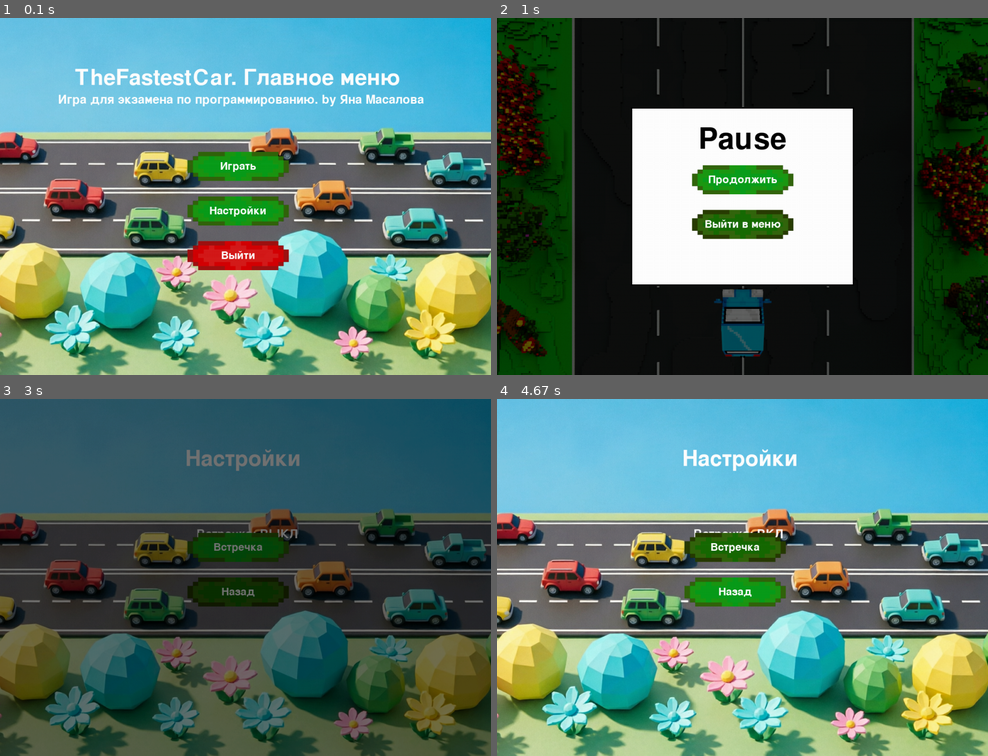
Above: before the commit, frames 1-4 (two rows, left to right).
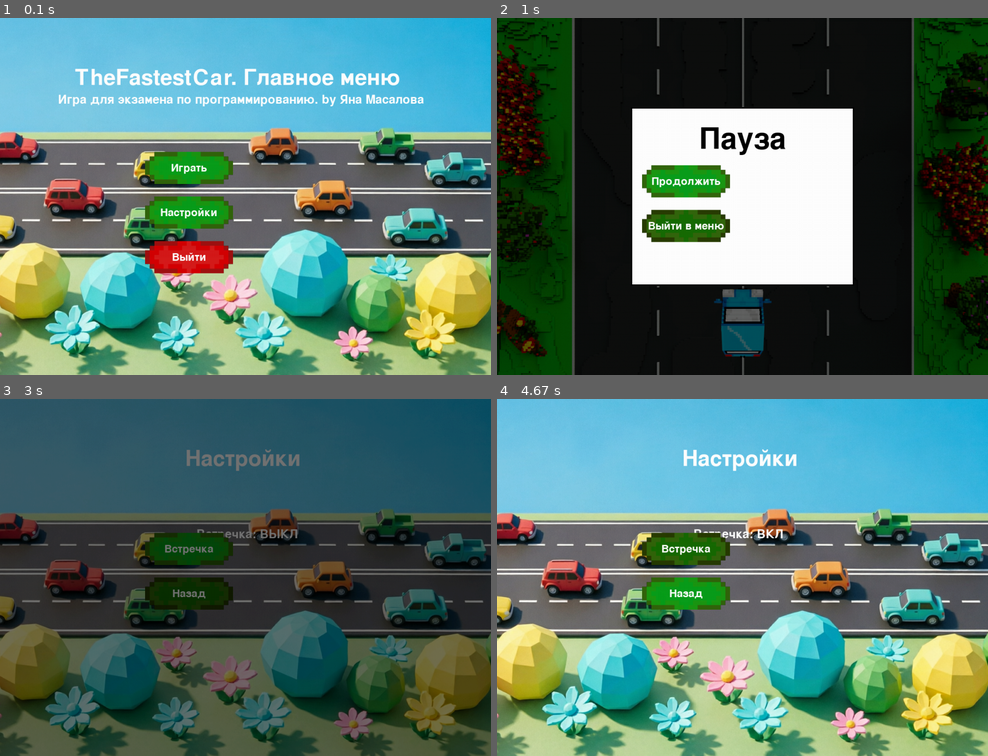
Above: after the commit, the same moments.

Repository: KidIsKing/TheFastestCar
Game: pygame game, started from src/main.py
The game is run twice, just before and just after one commit, with the same random seed, the same clock (stepped at 60 frames per second) and the same inputs.
Inputs (mouse positions are in pixels of both pictures, inside the frame that each line leads up to):
- Up to frame 1 (0.1 s): no input
- Up to frame 2 (1 s): click "Играть" at 0.38 s; hold Esc from 0.67 s (still down); hold Right from 0.67 s (still down); move the mouse to (722, 210) at 0.7 s
- Up to frame 3 (3 s): release Esc at 1.13 s; release Right at 1.13 s; click "Выйти в меню" at 1.22 s; click "Играть" at 1.55 s; click (93, 663) at 1.88 s; click "Настройки" at 2.72 s
- Up to frame 4 (4.67 s): hold Esc 3-3.47 s; click (742, 620) at 3.55 s; click (683, 548) at 4.38 s, where only the run after the commit has a clickable "Встречка"

The runs differ from the first frame. In frame 1, 6.1% of the frame differs, in the area x 29-59%, y 37-72%; in frame 2, 4.9%; in frame 3, 3.7%; in frame 4, 4.1%.

Commit message:
refactore code

Diff:
--- a/src/button.py
+++ b/src/button.py
@@ -1,10 +1,15 @@
 import pygame
 
-
-SCALE = 0.65
+from constants import WHITE, ASSETS, WIDTH
 
 
 class ImageButton:
+    """Интерактивная кнопка."""
+
+    SCALE = 0.65
+    FONT_SIZE = 36
+    TEXT_COLOR = WHITE
+
     def __init__(
         self,
         x,
@@ -22,27 +27,12 @@
         self.height = height
         self.text = text
 
-        self.image = pygame.image.load(image_path)
-        self.image = pygame.transform.scale(self.image, (width, height))
-        self.image = pygame.transform.smoothscale(
-            self.image,
-            (
-                int(self.image.get_width() * SCALE),
-                int(self.image.get_height() * SCALE),
-            ),
-        )
+        self.image = self._load_and_scale_image(image_path)
 
-        self.hover_image = self.image
         if hover_image_path:
-            self.hover_image = pygame.image.load(hover_image_path)
-            self.hover_image = pygame.transform.scale(self.hover_image, (width, height))
-        self.hover_image = pygame.transform.smoothscale(
-            self.hover_image,
-            (
-                int(self.hover_image.get_width() * SCALE),
-                int(self.hover_image.get_height() * SCALE),
-            ),
-        )
+            self.hover_image = self._load_and_scale_image(hover_image_path)
+        else:
+            self.hover_image = self.image  # если нет ассета для нажатой кнопки
 
         self.rect = self.image.get_rect(topleft=(x, y))
         self.sound = None
@@ -50,12 +40,24 @@
             self.sound = pygame.mixer.Sound(sound_path)
         self.is_hovered = False
 
+        self.font = pygame.font.Font(None, self.FONT_SIZE)
+
+    def _load_and_scale_image(self, image_path):
+        image = pygame.image.load(image_path)
+        image = pygame.transform.smoothscale(
+            image,
+            (
+                int(image.get_width() * self.SCALE),
+                int(image.get_height() * self.SCALE),
+            ),
+        )
+        return image
+
     def draw(self, screen):
         current_image = self.hover_image if self.is_hovered else self.image
         screen.blit(current_image, self.rect.topleft)
 
-        font = pygame.font.Font(None, 36)
-        text_surface = font.render(self.text, True, (255, 255, 255))
+        text_surface = self.font.render(self.text, True, self.TEXT_COLOR)
         text_rect = text_surface.get_rect(center=self.rect.center)
         screen.blit(text_surface, text_rect)
 
@@ -71,3 +73,16 @@
             if self.sound:
                 self.sound.play()
             pygame.event.post(pygame.event.Event(pygame.USEREVENT, button=self))
+
+
+def create_buttons(text, y_pos, color="green", width=450, height=100):
+    return ImageButton(
+        WIDTH // 2 - width // 2,
+        y_pos,
+        width,
+        height,
+        text,
+        ASSETS[f"{color}_button"],
+        ASSETS[f"{color}_button_hover"],
+        ASSETS["click_sound"],
+    )
--- /dev/null
+++ b/src/constants.py
@@ -0,0 +1,60 @@
+# Constans
+WIDTH = 1100
+HEIGHT = 800
+
+CENTER_X_FOR_BUTTONS = 440
+START_Y_POS_PLAYER = 600
+
+# Хитбоксы
+PLAYER_HITBOX_DECREASE = (-110, 0)
+ENEMY_HITBOX_DECREASE = (-180, 0)
+
+# Ограничения дороги
+ROAD_LEFT_BORDER = 120
+ROAD_RIGHT_BORDER = WIDTH - 120
+
+LANE_POSITIONS = [130, 320, 510, 700]  # X-координаты полос для спавна врагов
+
+# Визуальные смещения
+PLAYER_OFFSET_X = -1
+ENEMY_OFFSET_X = -3
+
+ENEMY_MIN_GAP = 5
+
+ROAD_SPEED = 8
+
+# Параметры скорости
+BASE_WORLD_SPEED = 8
+MAX_WORLD_SPEED = 18
+MIN_WORLD_SPEED = 3
+ACCELERATION_SMOOTHING = 0.03
+DECELERATION_SMOOTHING = 0.05
+MAX_PLAYER_OFFSET_Y = 100
+
+FPS = 60
+
+# Colors
+WHITE = (255, 255, 255)
+BLACK = (0, 0, 0)
+GREEN = (0, 255, 0)
+RED = (255, 0, 0)
+
+# Fade
+FADE_SPEED = 10
+MAX_FADE_ALPHA = 150
+
+# Assets
+ASSETS_PATH = "assets/"
+ASSETS = {
+    # Меню
+    "main_background": ASSETS_PATH + "images/background_menu.png",
+    "green_button": ASSETS_PATH + "images/buttons/green_button.png",
+    "green_button_hover": ASSETS_PATH + "images/buttons/green_button_hover.png",
+    "red_button": ASSETS_PATH + "images/buttons/red_button.png",
+    "red_button_hover": ASSETS_PATH + "images/buttons/red_button_hover.png",
+    "click_sound": ASSETS_PATH + "sounds/click.mp3",
+    # Игра
+    "player_car": ASSETS_PATH + "images/player_car.png",
+    "enemy_car": ASSETS_PATH + "images/enemy_car.png",
+    "road": ASSETS_PATH + "images/road.png",
+}
--- a/src/main.py
+++ b/src/main.py
@@ -2,70 +2,8 @@
 import random
 import sys
 
-from button import ImageButton
-
-
-# Constans
-WIDTH = 1100
-HEIGHT = 800
-
-CENTER_X_FOR_BUTTONS = 420
-OFFSET_X_FOR_BUTTONS = 17
-START_Y_POS_PLAYER = 600
-
-# Хитбоксы
-PLAYER_HITBOX_DECREASE = (-110, 0)
-ENEMY_HITBOX_DECREASE = (-180, 0)
-
-# Ограничения дороги
-ROAD_LEFT_BORDER = 120
-ROAD_RIGHT_BORDER = WIDTH - 120
-
-LANE_POSITIONS = [130, 320, 510, 700]  # X-координаты полос для спавна врагов
-
-# Визуальные смещения
-PLAYER_OFFSET_X = -1
-ENEMY_OFFSET_X = -3
-
-ENEMY_MIN_GAP = 5
-
-ROAD_SPEED = 8
-
-# Параметры скорости
-BASE_WORLD_SPEED = 8
-MAX_WORLD_SPEED = 18
-MIN_WORLD_SPEED = 3
-ACCELERATION_SMOOTHING = 0.03
-DECELERATION_SMOOTHING = 0.05
-MAX_PLAYER_OFFSET_Y = 100
-
-FPS = 60
-
-# Colors
-WHITE = (255, 255, 255)
-BLACK = (0, 0, 0)
-GREEN = (0, 255, 0)
-RED = (255, 0, 0)
-
-# Fade
-FADE_SPEED = 10
-MAX_FADE_ALPHA = 150
-
-# Assets
-ASSETS_PATH = "assets/"
-ASSETS = {
-    # Меню
-    "main_background": ASSETS_PATH + "images/background_menu.png",
-    "green_button": ASSETS_PATH + "images/buttons/green_button.png",
-    "green_button_hover": ASSETS_PATH + "images/buttons/green_button_hover.png",
-    "red_button": ASSETS_PATH + "images/buttons/red_button.png",
-    "red_button_hover": ASSETS_PATH + "images/buttons/red_button_hover.png",
-    "click_sound": ASSETS_PATH + "sounds/click.mp3",
-    # Игра
-    "player_car": ASSETS_PATH + "images/player_car.png",
-    "enemy_car": ASSETS_PATH + "images/enemy_car.png",
-    "road": ASSETS_PATH + "images/road.png",
-}
+from constants import *
+from button import ImageButton, create_buttons
 
 
 # Алгоритм 1. Проверка столкновения двух AABB-прямоугольников (Axis-Aligned Bounding Box).
@@ -170,8 +108,7 @@
 
         # Переменная, определяющая встречный ли это враг
         self.is_oncoming = (
-            settings.oncoming_traffic_enabled
-            and self.rect.x in LANE_POSITIONS[:2]
+            settings.oncoming_traffic_enabled and self.rect.x in LANE_POSITIONS[:2]
         )
 
         # Выбираем ориентацию картинки
@@ -245,30 +182,15 @@
         self.game_pause = False  # Флаг паузы
         self.debug_mode = False
 
-        # Game Over
-        self.restart_button = ImageButton(
-            CENTER_X_FOR_BUTTONS + OFFSET_X_FOR_BUTTONS, 330, 350, 100, "Начать заново",
-            ASSETS["green_button"],
-            ASSETS["green_button_hover"],
-            ASSETS["click_sound"],
-        )
-        self.to_menu_button = ImageButton(
-            CENTER_X_FOR_BUTTONS + OFFSET_X_FOR_BUTTONS, 430, 350, 100, "Выйти в меню",
-            ASSETS["green_button"],
-            ASSETS["green_button_hover"],
-            ASSETS["click_sound"],
-        )
-        self.continue_button = ImageButton(
-            CENTER_X_FOR_BUTTONS + OFFSET_X_FOR_BUTTONS, 330, 350, 100, "Продолжить",
-            ASSETS["green_button"],
-            ASSETS["green_button_hover"],
-            ASSETS["click_sound"],
-        )
-        self.game_over_buttons = [self.restart_button, self.to_menu_button]
-        self.game_pause_buttons = [self.continue_button, self.to_menu_button]
-
-        self.game_over_font = pygame.font.SysFont(None, 96)
-        self.game_over_panel_rect = pygame.Rect(WIDTH // 2 - 250, HEIGHT // 2 - 200, 500, 400)
+        # Создаём оверлеи
+        self.game_over_overlay = Overlay(
+            "Игра окончена",
+            [("Начать заново", "restart"), ("Выйти в меню", "to_menu")]
+        )
+        self.pause_overlay = Overlay(
+            "Пауза",
+            [("Продолжить", "continue"), ("Выйти в меню", "to_menu")]
+        )
 
     def handle_events(self, event):
         """Обработка нажатий клавиш."""
@@ -278,14 +200,11 @@
                 self.running = False
                 return
 
-            for button in self.game_over_buttons:
-                button.handle_event(event)
-
-            if event.type == pygame.USEREVENT:
-                if event.button == self.restart_button:
-                    self.restart_game()
-                if event.button == self.to_menu_button:
-                    self.running = False
+            action = self.game_over_overlay.handle_event(event)
+            if action == "restart":
+                self.restart_game()
+            elif action == "to_menu":
+                self.running = False
             return
 
         # Обработка экранчика паузы
@@ -294,14 +213,11 @@
                 self.game_pause = False
                 return
 
-            for button in self.game_pause_buttons:
-                button.handle_event(event)
-
-            if event.type == pygame.USEREVENT:
-                if event.button == self.continue_button:
-                    self.game_pause = False
-                if event.button == self.to_menu_button:
-                    self.running = False
+            action = self.pause_overlay.handle_event(event)
+            if action == "continue":
+                self.game_pause = False
+            elif action == "to_menu":
+                self.running = False
             return
 
         # Запуск окошка паузы при нажатии ESC
@@ -379,12 +295,14 @@
             smoothing = settings.deceleration_smoothing
 
         # Плавное изменение скорости
-        self.current_world_speed += (target_speed - self.current_world_speed) * smoothing
+        self.current_world_speed += (
+            target_speed - self.current_world_speed
+        ) * smoothing
 
         # Ограничения
         self.current_world_speed = max(
             settings.min_world_speed,
-            min(settings.max_world_speed, self.current_world_speed)
+            min(settings.max_world_speed, self.current_world_speed),
         )
 
     def _update_player_visual_offset(self):
@@ -394,20 +312,26 @@
         if speed_range == 0:
             speed_ratio = 0
         else:
-            speed_ratio = (self.current_world_speed - settings.base_world_speed) / speed_range
-
-        offset_ratio = speed_ratio ** 2
+            speed_ratio = (
+                self.current_world_speed - settings.base_world_speed
+            ) / speed_range
+
+        offset_ratio = speed_ratio**2
 
         target_offset = settings.max_player_offset_y * offset_ratio
 
-        self.player_visual_offset_y += (target_offset - self.player_visual_offset_y) * 0.1
+        self.player_visual_offset_y += (
+            target_offset - self.player_visual_offset_y
+        ) * 0.1
 
     def update(self):
         """Обновление состояния игры."""
         if self.game_over:
             for enemy in self.enemies:
                 if enemy is not self.collided_enemy:
-                    enemy.move(self.current_world_speed * 0.02)  # нетронутые враги продолжают двигаться
+                    enemy.move(
+                        self.current_world_speed * 0.02
+                    )  # нетронутые враги продолжают двигаться
             return
 
         # Обновляем скорость и смещение
@@ -436,26 +360,6 @@
 
         for enemy in self.enemies:
             pygame.draw.rect(self.screen, RED, enemy.hitbox, 2)
-
-    def draw_overlay_screen(self, text, buttons_list):
-        """Отрисовка окошка окончания игры."""
-        # Полупрозрачный тёмный фон поверх всей игры
-        overlay = pygame.Surface((WIDTH, HEIGHT))
-        overlay.fill(BLACK)
-        overlay.set_alpha(150)
-        self.screen.blit(overlay, (0, 0))
-
-        pygame.draw.rect(self.screen, WHITE, self.game_over_panel_rect)
-        pygame.draw.rect(self.screen, BLACK, self.game_over_panel_rect, 3)  # рамка
-
-        text_surface = self.game_over_font.render(text, True, BLACK)
-        text_x = self.game_over_panel_rect.centerx - text_surface.get_width() // 2
-        text_y = self.game_over_panel_rect.top + 40
-        self.screen.blit(text_surface, (text_x, text_y))
-
-        for button in buttons_list:
-            button.check_hover(pygame.mouse.get_pos())
-            button.draw(self.screen)
 
     def draw(self):
         """Отрисовка игрового экрана."""
@@ -467,13 +371,15 @@
         self.draw_debug()
 
         if self.game_over:
-            self.draw_overlay_screen("Game Over", self.game_over_buttons)
+            self.game_over_overlay.draw(self.screen)
         elif self.game_pause:
-            self.draw_overlay_screen("Pause", self.game_pause_buttons)
+            self.pause_overlay.draw(self.screen)
 
     def run(self):
         """Главный процесс игры."""
-        if self.game_pause or not self.running:  # если игра заморожена, то не обновляем её
+        if (
+            self.game_pause or not self.running
+        ):  # если игра заморожена, то не обновляем её
             self.draw()
             return
 
@@ -506,26 +412,13 @@
         self.second_font = pygame.font.SysFont(None, 40)
 
         # Создание кнопок
-        self.start_button = self._create_button("Играть", 300, "green")
-        self.settings_button = self._create_button("Настройки", 400, "green")
-        self.exit_button = self._create_button("Выйти", 500, "red")
-        self.oncoming_traffic_button = self._create_button("Встречка", 300, "green")
-        self.back_button = self._create_button("Назад", 400, "green")
+        self.start_button = create_buttons("Играть", 300, "green")
+        self.settings_button = create_buttons("Настройки", 400, "green")
+        self.exit_button = create_buttons("Выйти", 500, "red")
+        self.oncoming_traffic_button = create_buttons("Встречка", 300, "green")
+        self.back_button = create_buttons("Назад", 400, "green")
 
         self.buttons_list = []
-
-    def _create_button(self, text, y_pos, color):
-        """Инкапсулированный метод для создания кнопок."""
-        return ImageButton(
-            CENTER_X_FOR_BUTTONS,
-            y_pos,
-            350,
-            100,
-            text,
-            ASSETS[f"{color}_button"],
-            ASSETS[f"{color}_button_hover"],
-            ASSETS["click_sound"],
-        )
 
     def start_transition(self, target):
         """Старт анимации затухания и установка целевого окна."""
@@ -540,7 +433,11 @@
             if event.type == pygame.QUIT:
                 self.running = False
 
-            if self.window == "settings" and event.type == pygame.KEYDOWN and event.key == pygame.K_ESCAPE:
+            if (
+                self.window == "settings"
+                and event.type == pygame.KEYDOWN
+                and event.key == pygame.K_ESCAPE
+            ):
                 self.start_transition("menu")
 
             if self.window == "game" and self.game_manager is not None:
@@ -676,6 +573,72 @@
         sys.exit()
 
 
+class Overlay:
+    """Окно поверх игры."""
+    PANEL_WIDTH = 500
+    PANEL_HEIGHT = 400
+    OVERLAY_ALPHA = 150
+    BUTTON_SPACING = 100  # расстояние между кнопками по Y
+    FIRST_BUTTON_Y = 330
+
+    def __init__(self, title, button_configs):
+        """
+        title — текст заголовка (например, "Game Over")
+        button_configs — список кортежей (text, action_name)
+        """
+        self.title = title
+        self.buttons = []
+        self.button_actions = {}  # {кнопка: имя действия}
+
+        self.panel_rect = pygame.Rect(
+            WIDTH // 2 - self.PANEL_WIDTH // 2,
+            HEIGHT // 2 - self.PANEL_HEIGHT // 2,
+            self.PANEL_WIDTH,
+            self.PANEL_HEIGHT,
+        )
+
+        self.title_font = pygame.font.SysFont(None, 96)
+
+        self._create_buttons(button_configs)
+
+    def _create_buttons(self, button_configs):
+        for i, (text, action_name) in enumerate(button_configs):
+            y_pos = self.FIRST_BUTTON_Y  + i * self.BUTTON_SPACING
+            button = create_buttons(text, y_pos, "green")
+            self.buttons.append(button)
+            self.button_actions[button] = action_name
+
+    def draw(self, screen):
+        # Полупрозрачный тёмный фон поверх всей игры
+        overlay = pygame.Surface((WIDTH, HEIGHT))
+        overlay.fill(BLACK)
+        overlay.set_alpha(150)
+        screen.blit(overlay, (0, 0))
+
+        pygame.draw.rect(screen, WHITE, self.panel_rect)
+        pygame.draw.rect(screen, BLACK, self.panel_rect, 3)  # рамка
+
+        text_surface = self.title_font.render(self.title, True, BLACK)
+        text_x = self.panel_rect.centerx - text_surface.get_width() // 2
+        text_y = self.panel_rect.top + 40
+        screen.blit(text_surface, (text_x, text_y))
+
+        for button in self.buttons:
+            button.check_hover(pygame.mouse.get_pos())
+            button.draw(screen)
+
+    def handle_event(self, event):
+        for button in self.buttons:
+            button.handle_event(event)
+
+        if event.type == pygame.USEREVENT:
+            for button in self.buttons:
+                if event.button == button:
+                    return self.button_actions[button]
+
+        return None
+
+
 class Settings:
     """Настройки и переменные, влияющие на игру."""
 
--- a/src/more_windows.py
+++ /dev/null
@@ -1,244 +0,0 @@
-import pygame
-import sys
-from button import ImageButton
-
-pygame.init()
-
-WIDTH, HEIGHT = 1664, 928
-MAX_FPS = 60
-
-screen = pygame.display.set_mode((WIDTH, HEIGHT))
-pygame.display.set_caption("Button test 2")
-main_background = pygame.image.load("assets/background_menu.png")
-clock = pygame.time.Clock()
-
-# # Загрузка и установка курсора
-# cursor = pygame.image.load("assets/cursor.png")
-# pygame.mouse.set_visible(False)  # скрываем стандартный курсор
-
-
-def main_menu():
-    # Создание кнопок
-    start_button = ImageButton(
-        WIDTH / 2 - 350/2,
-        300,
-        350,
-        100,
-        "Играть",
-        "assets/green_button.png",
-        "assets/green_button_hover.png",
-        "assets/click.mp3",
-    )
-    settings_button = ImageButton(
-        WIDTH / 2 - 350/2,
-        400,
-        350,
-        100,
-        "Настройки",
-        "assets/green_button.png",
-        "assets/green_button_hover.png",
-        "assets/click.mp3",
-    )
-    exit_button = ImageButton(
-        WIDTH / 2 - 350/2,
-        500,
-        350,
-        100,
-        "Выйти",
-        "assets/red_button.png",
-        "assets/red_button_hover.png",
-        "assets/click.mp3",
-    )
-
-    running = True
-    while running:
-        screen.fill((0, 0, 0))
-        screen.blit(main_background, (0, 0))
-
-        font = pygame.font.Font(None, 72)
-        text_surface = font.render("TheFastestCar. Главное меню", True, (255, 255, 255))
-        text_rect = text_surface.get_rect(center=(WIDTH / 2, 100))
-        screen.blit(text_surface, text_rect)
-
-        for event in pygame.event.get():
-            if event.type == pygame.QUIT:
-                running = False
-                pygame.quit()
-                sys.exit()
-
-            if event.type == pygame.USEREVENT and event.button == start_button:
-                fade()
-                start_game()
-
-            if event.type == pygame.USEREVENT and event.button == settings_button:
-                # print("Кнопка \"Настройки\" была нажата")
-                fade()
-                settings_menu()
-
-            if event.type == pygame.USEREVENT and event.button == exit_button:
-                running = False
-                pygame.quit()
-                sys.exit()
-
-            for btn in [start_button, settings_button, exit_button]:
-                btn.handle_event(event)
-
-        for btn in [start_button, settings_button, exit_button]:
-            btn.check_hover(pygame.mouse.get_pos())
-            btn.draw(screen)
-
-        # draw_cursor()
-        pygame.display.flip()
-
-
-def settings_menu():
-    is_oncoming_button = ImageButton(
-        WIDTH / 2 - 350/2,
-        200,
-        350,
-        100,
-        "Встречка",
-        "assets/green_button.png",
-        "assets/green_button_hover.png",
-        "assets/click.mp3",
-    )
-    change_line_button = ImageButton(
-        WIDTH / 2 - 350/2,
-        300,
-        350,
-        100,
-        "Левосторонка",
-        "assets/green_button.png",
-        "assets/green_button_hover.png",
-        "assets/click.mp3",
-    )
-    back_button = ImageButton(
-        WIDTH / 2 - 350/2,
-        400,
-        350,
-        100,
-        "Назад",
-        "assets/green_button.png",
-        "assets/green_button_hover.png",
-        "assets/click.mp3",
-    )
-
-    running = True
-    while running:
-        screen.fill((0, 0, 0))
-        screen.blit(main_background, (0, 0))
-
-        font = pygame.font.Font(None, 72)
-        text_surface = font.render("Настройки. Выбор режимов игры", True, (255, 255, 255))
-        text_rect = text_surface.get_rect(center=(WIDTH / 2, 100))
-        screen.blit(text_surface, text_rect)
-
-        for event in pygame.event.get():
-            if event.type == pygame.QUIT:
-                running = False
-                pygame.quit()
-                sys.exit()
-
-            if event.type == pygame.KEYDOWN:
-                # Возврат в главное меню
-                if event.key == pygame.K_ESCAPE:
-                    fade()
-                    running = False
-
-            if event.type == pygame.USEREVENT and event.button == back_button:
-                # print("Кнопка \"Назад\" была нажата")
-                fade()
-                main_menu()
-
-            for btn in [is_oncoming_button, change_line_button, back_button]:
-                btn.handle_event(event)
-
-        for btn in [is_oncoming_button, change_line_button, back_button]:
-            btn.check_hover(pygame.mouse.get_pos())
-            btn.draw(screen)
-
-        # draw_cursor()
-        pygame.display.flip()
-
-
-def start_game():
-    back_button = ImageButton(
-        WIDTH / 2 - 350/2,
-        400,
-        350,
-        100,
-        "Назад",
-        "assets/green_button.png",
-        "assets/green_button_hover.png",
-        "assets/click.mp3",
-    )
-
-    running = True
-    while running:
-        screen.fill((0, 0, 0))
-        screen.blit(main_background, (0, 0))
-
-        font = pygame.font.Font(None, 72)
-        text_surface = font.render("Запускаем игру...", True, (255, 255, 255))
-        text_rect = text_surface.get_rect(center=(WIDTH / 2, 100))
-        screen.blit(text_surface, text_rect)
-
-        for event in pygame.event.get():
-            if event.type == pygame.QUIT:
-                running = False
-                pygame.quit()
-                sys.exit()
-
-            if event.type == pygame.KEYDOWN:
-                # Возврат в главное меню
-                if event.key == pygame.K_ESCAPE:
-                    fade()
-                    running = False
-
-            if event.type == pygame.USEREVENT and event.button == back_button:
-                fade()
-                main_menu()
-
-            for btn in [back_button]:
-                btn.handle_event(event)
-
-        for btn in [back_button]:
-            btn.check_hover(pygame.mouse.get_pos())
-            btn.draw(screen)
-
-        # draw_cursor()
-        pygame.display.flip()
-
-
-def fade():
-    running = True
-    fade_alpha = 0  # Уровень прозрачности для анимации
-
-    while running:
-        for event in pygame.event.get():
-            if event.type == pygame.QUIT:
-                running = False
-
-        # Анимация затухания текущего экрана
-        fade_surface = pygame.Surface((WIDTH, HEIGHT))
-        fade_surface.fill((0, 0, 0))
-        fade_surface.set_alpha(fade_alpha)
-        screen.blit(fade_surface, (0, 0))
-
-        # Увеличения уровня прозрачности
-        fade_alpha += 5
-        if fade_alpha >= 105:
-            fade_alpha = 255
-            running = False
-
-        pygame.display.flip()
-        clock.tick(MAX_FPS)
-
-
-# def draw_cursor():
-#     # Отображение курсора в текущей позиции мыши
-#     x, y = pygame.mouse.get_pos()
-#     screen.blit(cursor, (x, y))
-
-
-main_menu()
Binary file removed: assets/images/cursor.png
